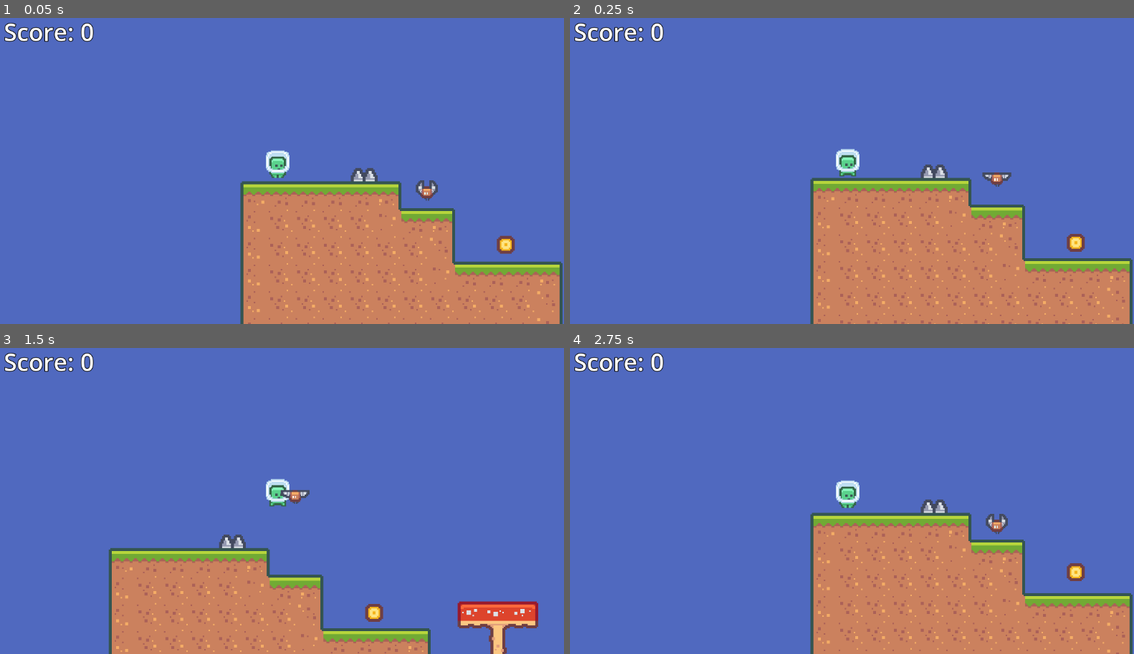
Above: before the commit, frames 1-4 (two rows, left to right).
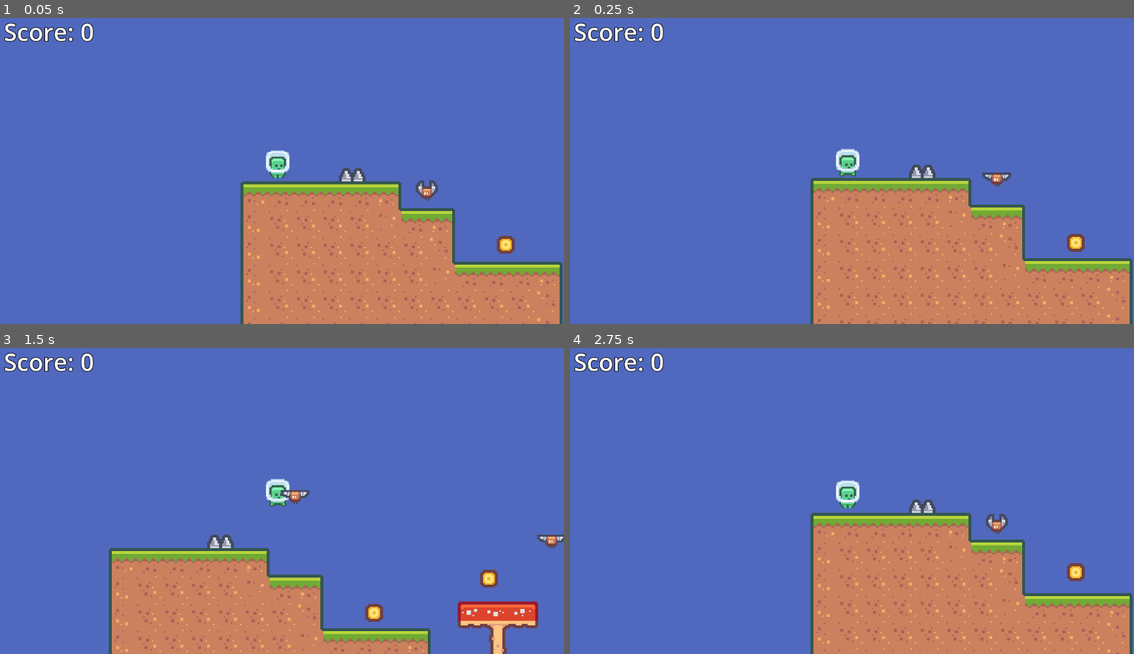
Above: after the commit, the same moments.

Repository: Teeohbee/JumpMan
Game: Godot game, scene res://Level1.tscn
Two runs of this game, one before a commit and one after it. Both use one fixed random seed, a clock stepped at 60 frames per second and the inputs below.
Inputs:
- Up to frame 1 (0.05 s): no input
- Up to frame 2 (0.25 s): no input
- Up to frame 3 (1.5 s): hold Right from 0.53 s (still down); tap Space at 0.77 s
- Up to frame 4 (2.75 s): tap Space at 1.52 s; release Right at 2.03 s; hold Left from 2.03 s (still down)

The runs differ from the first frame. In frame 1, 0.2% of the frame differs, in the area x 60-67%, y 49-54%; in frame 2, 0.2%; in frame 3, 0.5%, in the area x 36-100%, y 60-79%; in frame 4, 0.2%.
Error in both runs: Invalid assignment of property or key 'paused' with value of type 'bool' on a base object of type 'null instance'. (res://Player.gd:35)

Commit message:
Group nodes in scene tree

Diff:
--- a/Level1.tscn
+++ b/Level1.tscn
@@ -737,14 +737,47 @@
 
 [node name="Player" parent="." instance=ExtResource("2_df6wc")]
 
-[node name="Enemy" parent="." instance=ExtResource("4_qixg0")]
-position = Vector2(100, 20)
-
-[node name="Spike" parent="." instance=ExtResource("5_7jbpj")]
-position = Vector2(58, 4)
-
-[node name="Coin" parent="." instance=ExtResource("6_6ux4o")]
-position = Vector2(153, 53)
-
 [node name="EndFlag" parent="." instance=ExtResource("7_ipmu1")]
 position = Vector2(728, -14)
+
+[node name="Enemies" type="Node" parent="."]
+
+[node name="Enemy" parent="Enemies" instance=ExtResource("4_qixg0")]
+position = Vector2(100, 20)
+
+[node name="Enemy2" parent="Enemies" instance=ExtResource("4_qixg0")]
+position = Vector2(272, 50)
+
+[node name="Enemy3" parent="Enemies" instance=ExtResource("4_qixg0")]
+position = Vector2(420, 75)
+
+[node name="Enemy4" parent="Enemies" instance=ExtResource("4_qixg0")]
+position = Vector2(345, 0)
+
+[node name="Spikes" type="Node" parent="."]
+
+[node name="Spike" parent="Spikes" groups=["Enemy"] instance=ExtResource("5_7jbpj")]
+position = Vector2(50, 4)
+
+[node name="Spike2" parent="Spikes" instance=ExtResource("5_7jbpj")]
+position = Vector2(565, 41)
+
+[node name="Spike3" parent="Spikes" instance=ExtResource("5_7jbpj")]
+position = Vector2(312, 22)
+
+[node name="Coins" type="Node" parent="."]
+
+[node name="Coin" parent="Coins" instance=ExtResource("6_6ux4o")]
+position = Vector2(153, 53)
+
+[node name="Coin2" parent="Coins" instance=ExtResource("6_6ux4o")]
+position = Vector2(380, 55)
+
+[node name="Coin3" parent="Coins" instance=ExtResource("6_6ux4o")]
+position = Vector2(470, 53)
+
+[node name="Coin4" parent="Coins" instance=ExtResource("6_6ux4o")]
+position = Vector2(654, -7)
+
+[node name="Coin5" parent="Coins" instance=ExtResource("6_6ux4o")]
+position = Vector2(230, 30)
